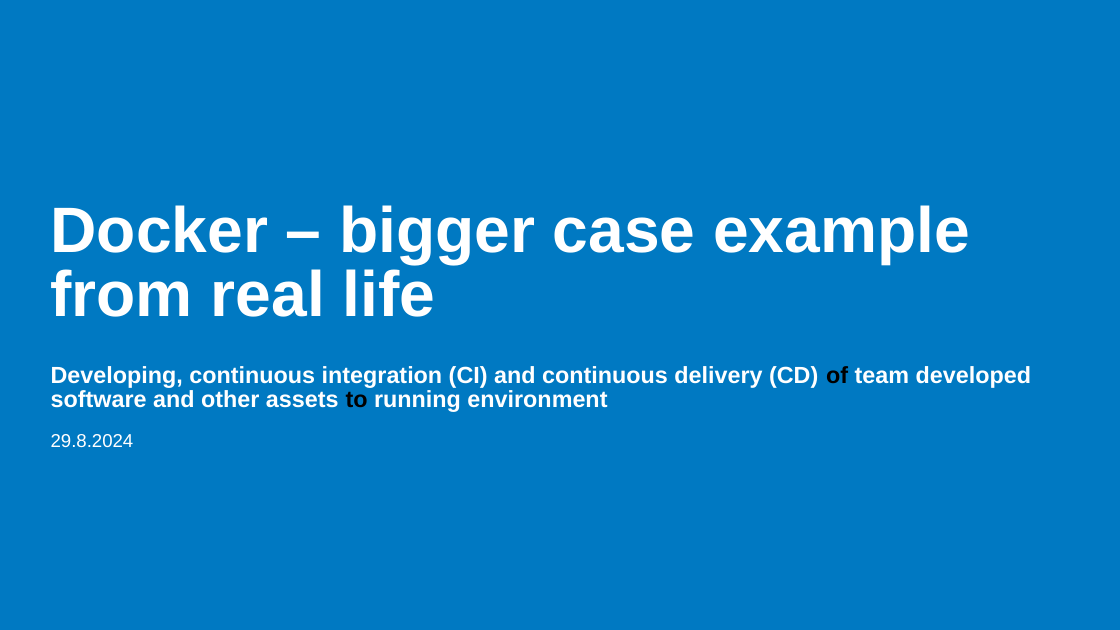
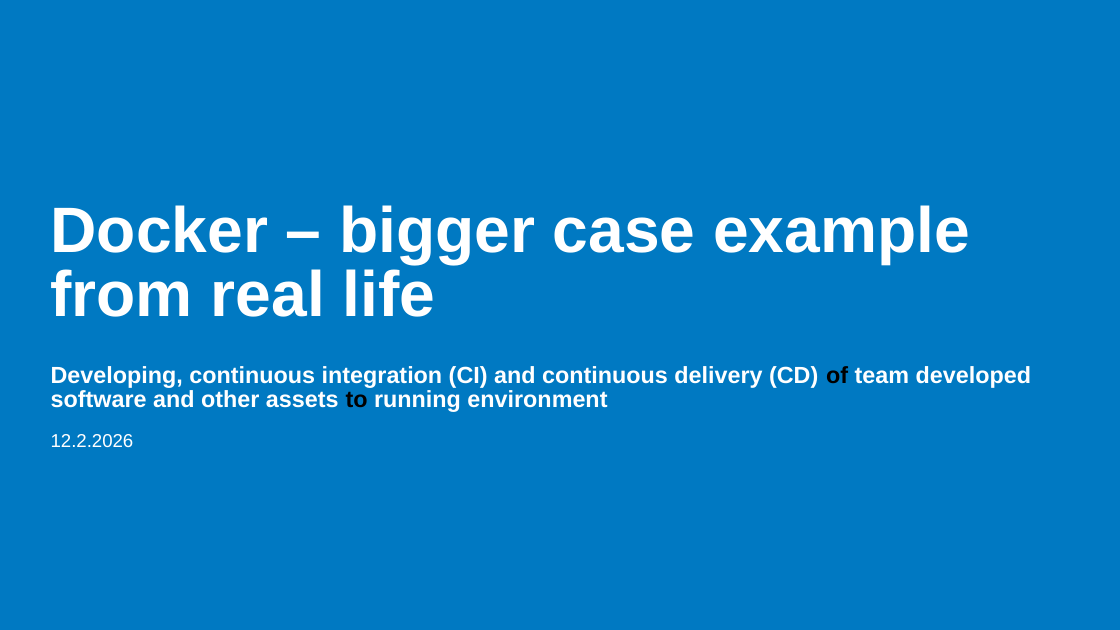
Before and after one commit to valju/share, a slide deck: slide 1 of 01_docker/DockerCaseExample.pptx. Drawn at 1120x630 pixels with LibreOffice and Linux fonts; fonts in the diff are those of the drawing; background and template pictures are left out. Boxes give left, top, right and bottom in pixels: in the first picture for what was removed or moved away, otherwise in the second. Text is boxed around its words. In the diff, an @@ line names an element or a change of style, - is before the commit and + after.

Commit message:
Update e.g. exam topic list, add some images and Dockerfile examples

```diff
--- a/01_docker/DockerCaseExample.pptx
+++ b/01_docker/DockerCaseExample.pptx
@@ text at (51, 434, 134, 448): text changed @@
-29.8.2024
+12.2.2026
```
Also in this commit, not shown: 6 other slides changed, 13 other files.
